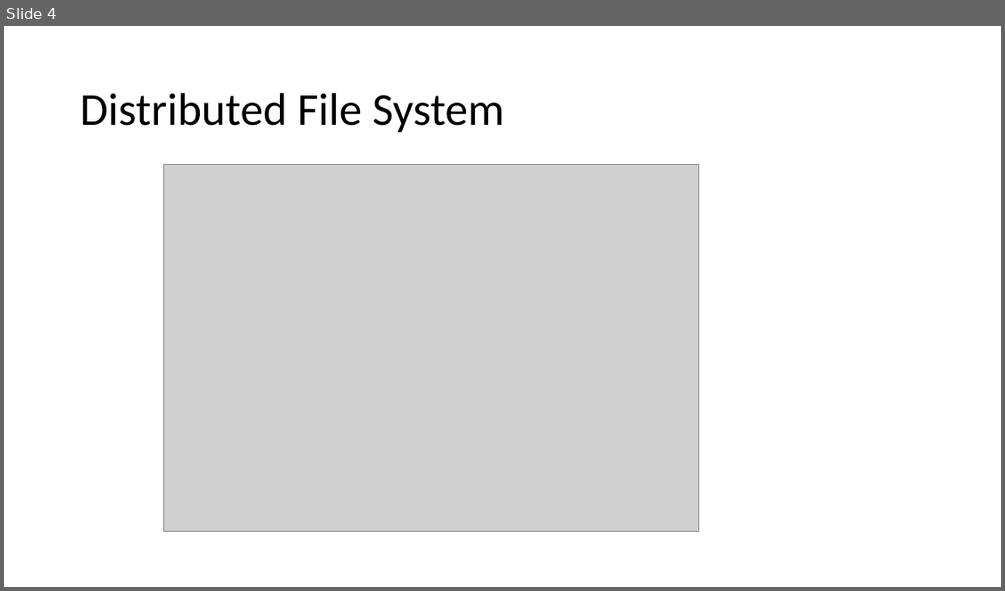
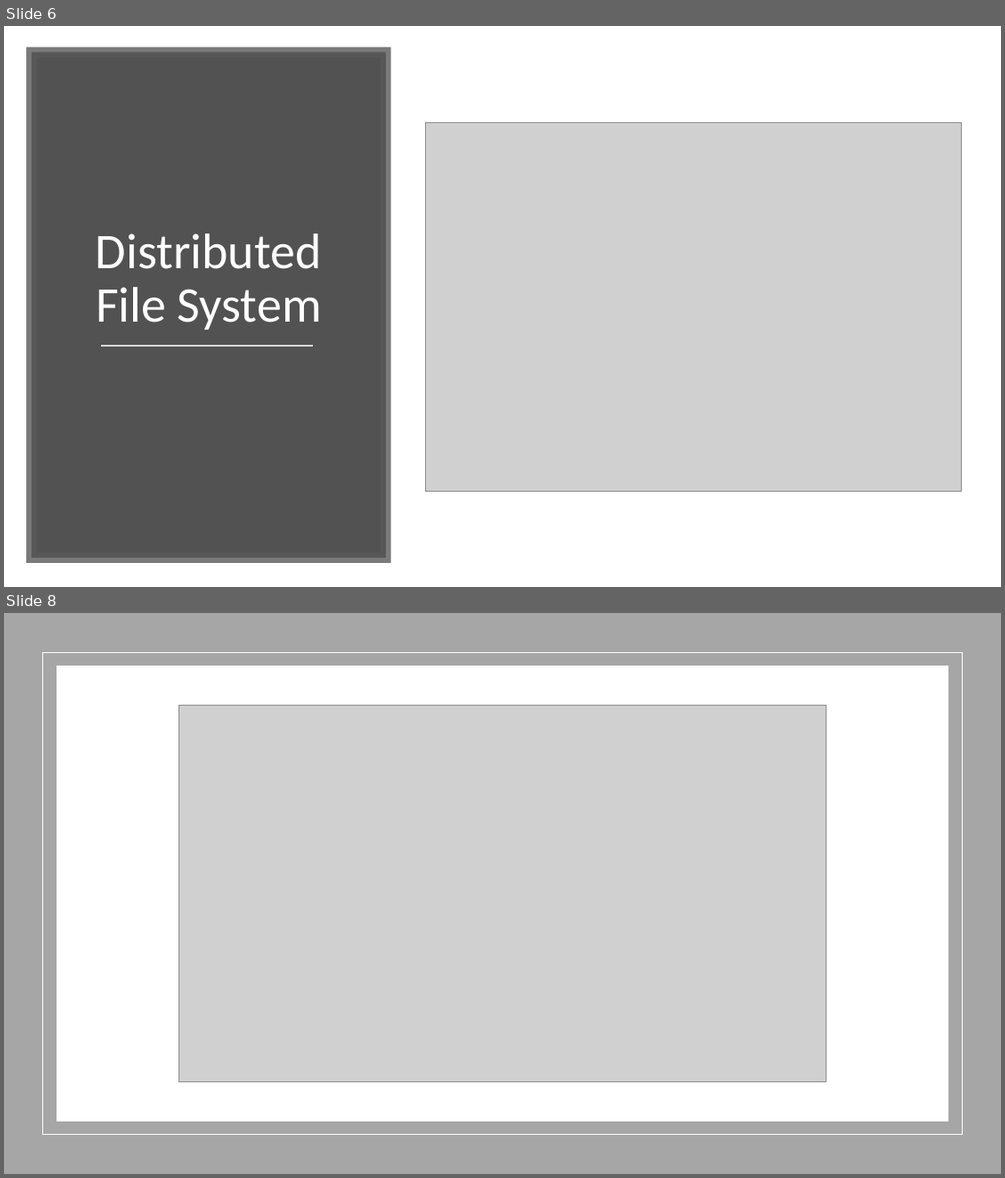
Before and after one commit to marilynwaldman/course, a slide deck: Hadoop/05-MapReduce.pptx. Shown one above the other, each under a label of ours: slide 4 before the commit, slides 6 and 8 after it; the slides between them are not shown. The pictures are 1005x591 and 1005x1178 pixels, drawn with LibreOffice and Linux fonts; fonts in the diff are those of the drawing; grey boxes stand for pictures. Boxes give left, top, right and bottom in pixels: in the first picture for what was removed or moved away, otherwise in the second. Text is boxed around its words. In the diff, an @@ line names an element or a change of style, - is before the commit and + after.

Commit message:
updated operating systems

```diff
--- a/Hadoop/05-MapReduce.pptx
+++ b/Hadoop/05-MapReduce.pptx
@@ slide 8 added at (4, 613, 1001, 1174), background #FFFFFF @@
@@ rectangle added at (4, 613, 1001, 1174), fill #A6A6A6 @@
@@ rectangle added at (43, 653, 962, 1135), outline #FFFFFF 1 pt @@
@@ rectangle added at (57, 666, 948, 1121), fill #FFFFFF @@
@@ picture added at (179, 705, 825, 1082) @@
@@ what was slide 4 is now slide 6 @@
@@ slide 6 changed as well @@
@@ rectangle added at (32, 52, 386, 557), fill #404040 at 90% opacity, outline #595959 10 pt @@
@@ title "Distributed File System": place and size @@
-title "Distributed File System" at (80, 93, 504, 133)
+title "Distributed File System" at (96, 233, 322, 329)
@@ title "Distributed File System" at (96, 233, 322, 329): size 44 to 48 pt, text colour #000000 to #FFFFFF; alignment left to centre; vertical alignment middle to bottom @@
@@ picture: place and size @@
-picture at (163, 164, 699, 532)
+picture at (426, 122, 962, 491)
@@ line added from (101, 346) to (313, 346), #D9D9D9 1.75 pt @@
```
Also in this commit, not shown: 8 other slides changed, 1 other slide added, 1 slide removed, 3 other files.
